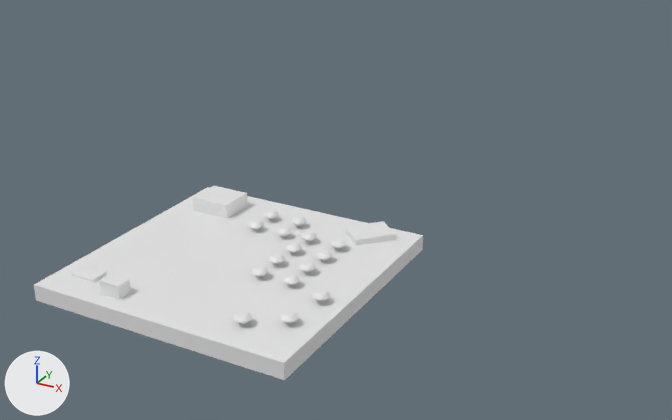
Renders of the Blender file assets/scene.blend from each side of a commit.
One viewpoint serves both versions: a 50 mm camera at (57.7, -81.1, 49.6) aimed at (8.7, 8.0, 5.1). The axes (+X, +Y, +Z) are drawn at lower left. The lights are the same throughout.
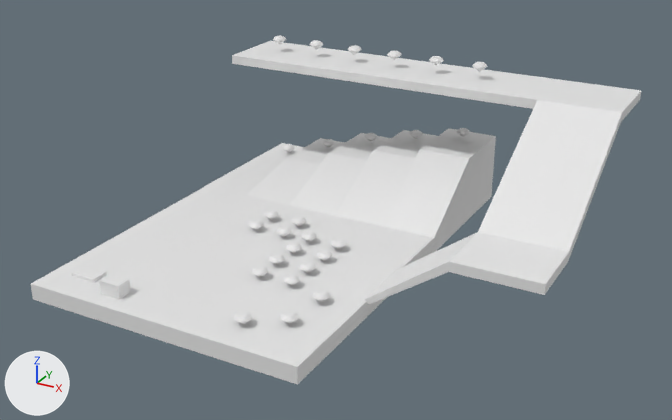
Boxes [x1, y1, x2, y2] around the edits, measured in the pictures (672 x 420 px):
'Cube', reshaped
    before: [34, 185, 423, 380]
    after: [31, 187, 434, 385]
'Cube.006', added
    after: [232, 41, 641, 305]
'Cube.005', added
    after: [384, 128, 496, 253]
'Cube.003', added
    after: [335, 130, 437, 226]
'Cube.001', added
    after: [290, 133, 391, 216]
'Cube.002', added
    after: [246, 138, 345, 205]
'Cube.004', added
    after: [204, 143, 304, 196]
'GEM_Gem.025', added
    after: [472, 62, 488, 72]
'GEM_Gem.024', added
    after: [429, 56, 444, 65]
'GEM_Gem.022', added
    after: [348, 45, 362, 55]
'GEM_Gem.023', added
    after: [387, 51, 402, 60]
'GEM_Gem.020', added
    after: [456, 128, 471, 137]
'GEM_Gem.019', added
    after: [409, 130, 423, 139]
'GEM_Gem.021', added
    after: [309, 40, 323, 49]
'GEM_Gem.018', added
    after: [364, 133, 378, 141]
'GEM_Gem.016', added
    after: [273, 36, 286, 44]
'GEM_Gem.017', added
    after: [322, 139, 335, 147]
'GEM_Gem.015', added
    after: [282, 144, 295, 152]
part 1 of me_cube_001, added
    after: [31, 187, 434, 385]
part 2 of me_cube_001, deleted
    before: [192, 185, 247, 218]
part 3 of me_cube_001, deleted
    before: [345, 221, 396, 246]

The change, as a diff of the scene's bpy script:
```diff
--- a/assets/scene.blend.py
+++ b/assets/scene.blend.py
@@ me_cube_001 @@
 me_cube_001.from_pydata(...)  # 40 vertices, 30 faces; spans x -16.5..16.5, y -16.5..16.5, z -1.0..2.9
+# me_cube_001 part 1: a new loose piece, a box spanning x -16.9..17.9, y -16.5..16.5, z -1.0..1.0
+# me_cube_001 part 2: the loose piece of 8 vertices spanning x -13.3..-7.9, y 8.9..13.6, z 1.0..2.9 is deleted
+# me_cube_001 part 3: the loose piece of 8 vertices spanning x 7.5..14.0, y 9.8..16.4, z 1.0..1.8 is deleted
@@ ob_gem_gem_025 @@
+ob_gem_gem_025 = bpy.data.objects.new('GEM_Gem.025', me_gem)
+ob_gem_gem_025.location = (17.76, 29.54, 18.7)
@@ ob_gem_gem_024 @@
+ob_gem_gem_024 = bpy.data.objects.new('GEM_Gem.024', me_gem)
+ob_gem_gem_024.location = (11.76, 29.54, 18.7)
@@ ob_gem_gem_023 @@
+ob_gem_gem_023 = bpy.data.objects.new('GEM_Gem.023', me_gem)
+ob_gem_gem_023.location = (5.76, 29.54, 18.7)
@@ ob_gem_gem_022 @@
+ob_gem_gem_022 = bpy.data.objects.new('GEM_Gem.022', me_gem)
+ob_gem_gem_022.location = (-0.24, 29.54, 18.7)
@@ ob_gem_gem_021 @@
+ob_gem_gem_021 = bpy.data.objects.new('GEM_Gem.021', me_gem)
+ob_gem_gem_021.location = (-6.24, 29.54, 18.7)
@@ ob_gem_gem_016 @@
+ob_gem_gem_016 = bpy.data.objects.new('GEM_Gem.016', me_gem)
+ob_gem_gem_016.location = (-12.24, 29.54, 18.7)
@@ ob_cube_006 @@
+ob_cube_006 = bpy.data.objects.new('Cube.006', me_cube)  # 24 vertices, 22 faces; spans x -39.2..14.8, y -32.0..4.0, z -17.4..0.4
+ob_cube_006.location = (22.32, 2.28, -0.41)
+ob_cube_006.rotation_euler = (-3.142, 0.0, 0.0)  # degrees (-180, 0, 0)
@@ ob_gem_gem_020 @@
+ob_gem_gem_020 = bpy.data.objects.new('GEM_Gem.020', me_gem)
+ob_gem_gem_020.location = (14.46, 33.76, 8.02)
@@ ob_gem_gem_019 @@
+ob_gem_gem_019 = bpy.data.objects.new('GEM_Gem.019', me_gem)
+ob_gem_gem_019.location = (7.47, 33.66, 6.62)
@@ ob_gem_gem_018 @@
+ob_gem_gem_018 = bpy.data.objects.new('GEM_Gem.018', me_gem)
+ob_gem_gem_018.location = (0.39, 33.67, 5.02)
@@ ob_gem_gem_017 @@
+ob_gem_gem_017 = bpy.data.objects.new('GEM_Gem.017', me_gem)
+ob_gem_gem_017.location = (-6.62, 33.61, 2.9)
@@ ob_gem_gem_015 @@
+ob_gem_gem_015 = bpy.data.objects.new('GEM_Gem.015', me_gem)
+ob_gem_gem_015.location = (-13.61, 33.5, 0.98)
@@ ob_cube_005 @@
+ob_cube_005 = bpy.data.objects.new('Cube.005', me_cube_007)  # 12 vertices, 10 faces; spans x -3.5..3.5, y -15.4..5.4, z -8.1..1.1
+ob_cube_005.location = (14.46, 21.83, -1.07)
+ob_cube_005.rotation_euler = (-3.142, 0.0, 0.0)  # degrees (-180, 0, 0)
@@ ob_cube_004 @@
+ob_cube_004 = bpy.data.objects.new('Cube.004', me_cube_006)  # 12 vertices, 10 faces; spans x -3.5..3.5, y -15.4..5.4, z -1.1..1.1
+ob_cube_004.location = (-13.54, 21.83, -1.07)
+ob_cube_004.rotation_euler = (-3.142, 0.0, 0.0)  # degrees (-180, 0, 0)
@@ ob_cube_003 @@
+ob_cube_003 = bpy.data.objects.new('Cube.003', me_cube_005)  # 12 vertices, 10 faces; spans x -3.5..3.5, y -15.4..5.4, z -6.7..1.1
+ob_cube_003.location = (7.46, 21.83, -1.07)
+ob_cube_003.rotation_euler = (-3.142, 0.0, 0.0)  # degrees (-180, 0, 0)
@@ ob_cube_002 @@
+ob_cube_002 = bpy.data.objects.new('Cube.002', me_cube_004)  # 12 vertices, 10 faces; spans x -3.5..3.5, y -15.4..5.4, z -3.1..1.1
+ob_cube_002.location = (-6.54, 21.83, -1.07)
+ob_cube_002.rotation_euler = (-3.142, 0.0, 0.0)  # degrees (-180, 0, 0)
@@ ob_cube_001 @@
+ob_cube_001 = bpy.data.objects.new('Cube.001', me_cube_002)  # 12 vertices, 10 faces; spans x -3.5..3.5, y -15.4..5.4, z -5.1..1.1
+ob_cube_001.location = (0.46, 21.83, -1.07)
+ob_cube_001.rotation_euler = (-3.142, 0.0, 0.0)  # degrees (-180, 0, 0)
```
